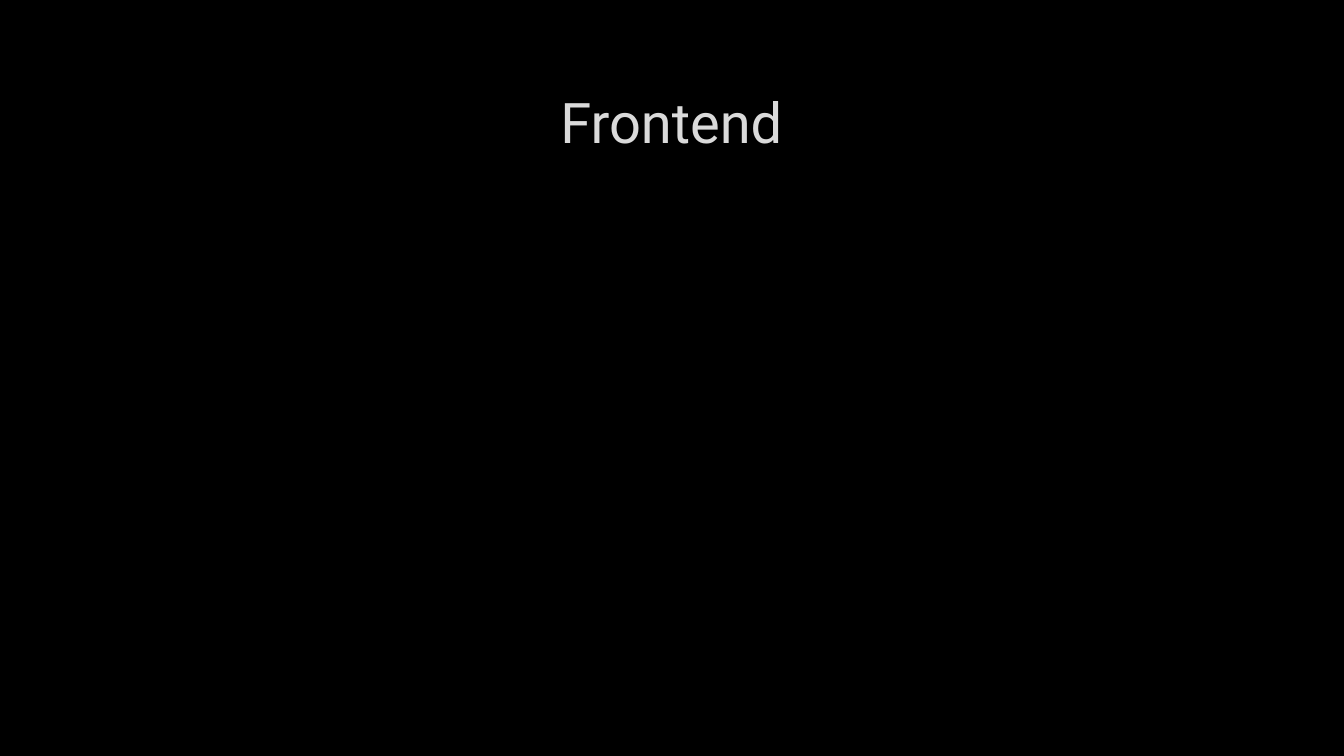
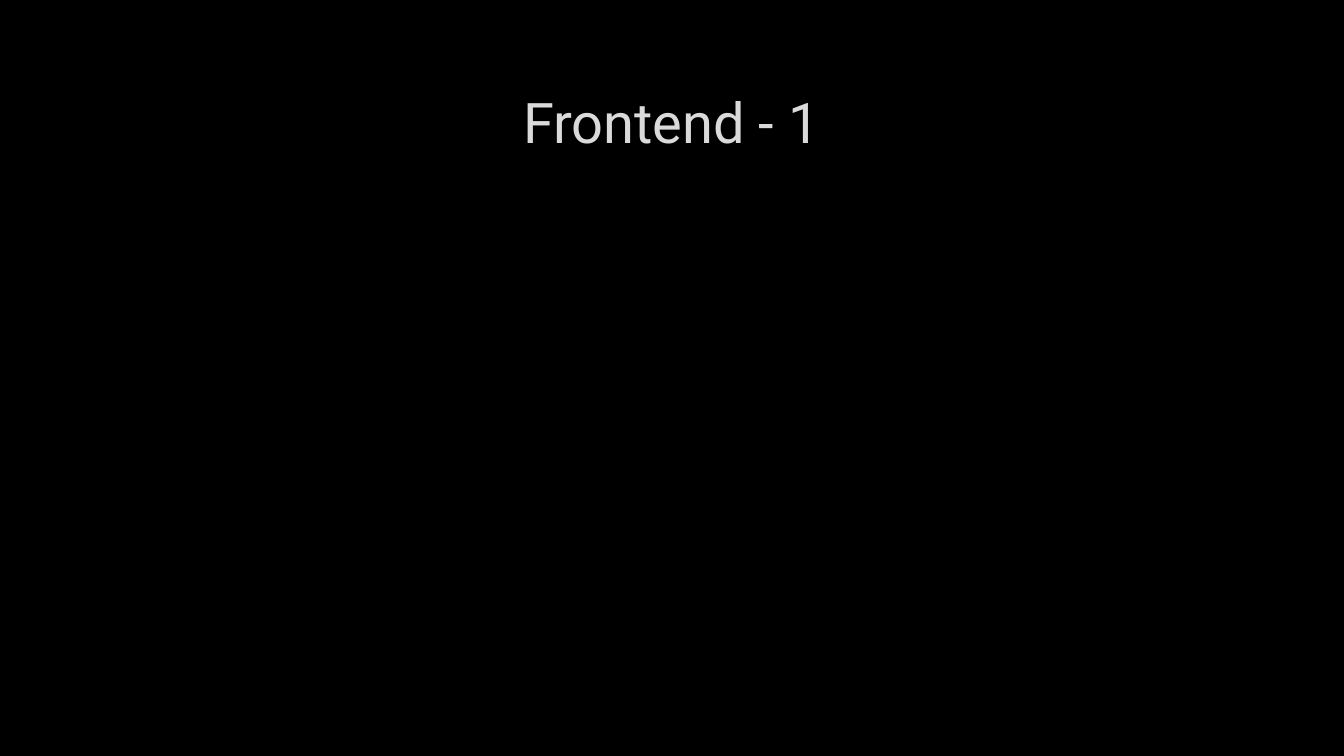
Before and after one commit to Soultoe/LinkedECE, a slide deck: slide 4 of Show.pptx. Drawn at 1344x756 pixels with LibreOffice and Linux fonts; fonts in the diff are those of the drawing; background and template pictures are left out. Boxes give left, top, right and bottom in pixels: in the first picture for what was removed or moved away, otherwise in the second. Text is boxed around its words. In the diff, an @@ line names an element or a change of style, - is before the commit and + after.

```diff
--- a/Show.pptx
+++ b/Show.pptx
@@ title at [523,101,819,144]: text changed @@
-Frontend
+Frontend - 1
```
Also in this commit, not shown: 2 other slides changed, 7 slides added, 1 slide removed, 6 other files.
